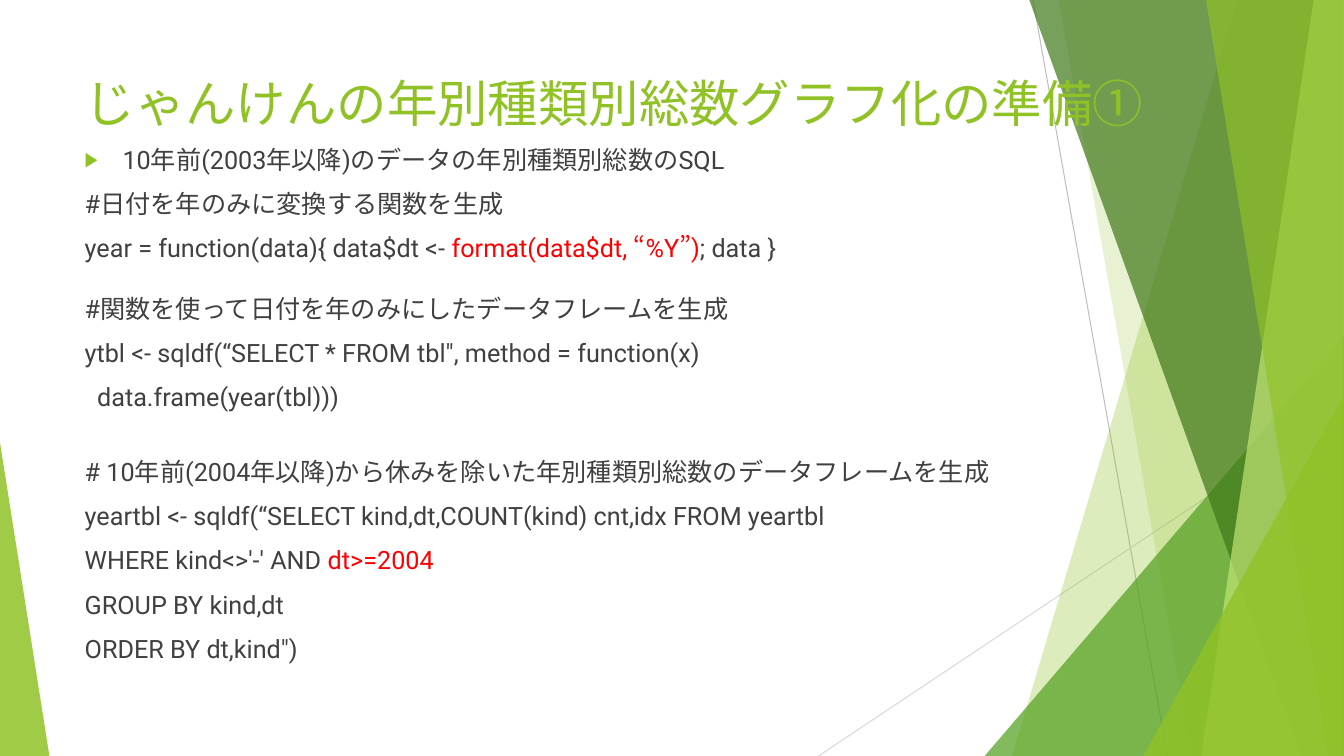
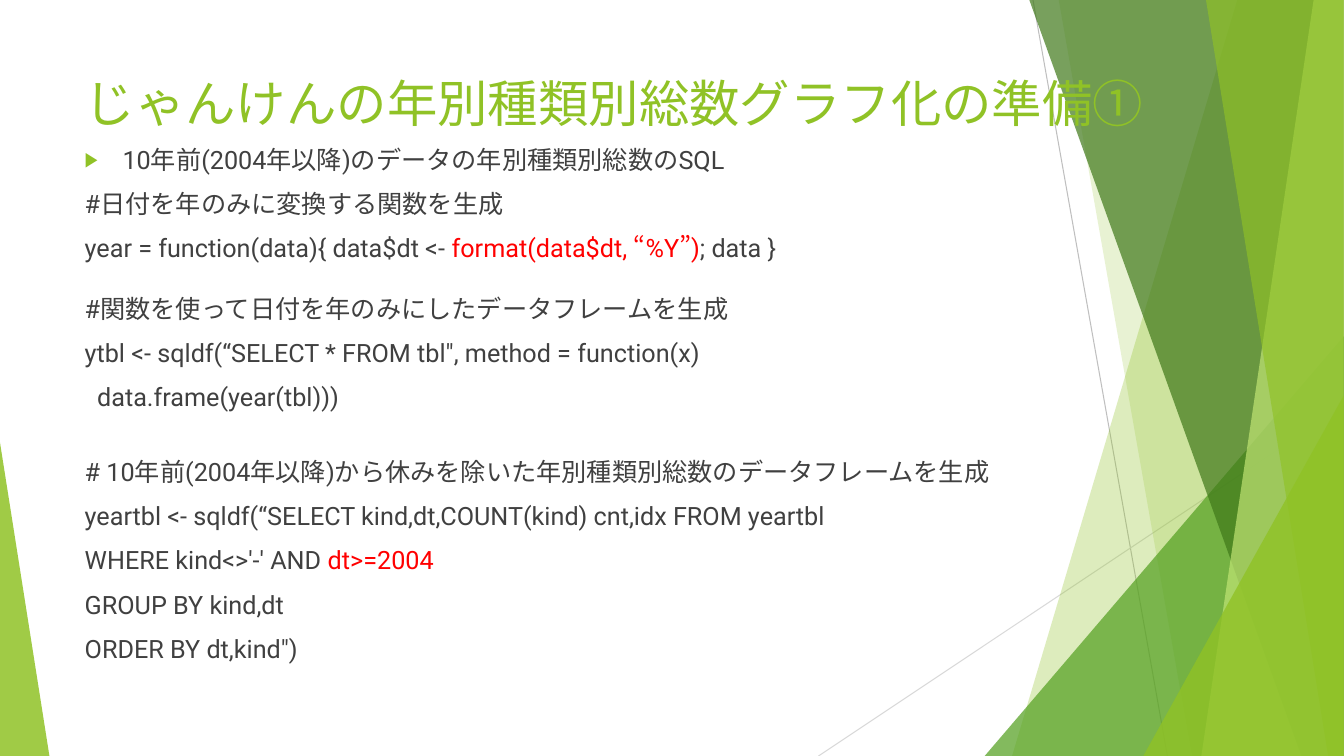
Before and after one commit to yaju/Sazae_R, a slide deck: slide 14 of サザエさんのじゃんけん.pptx. Drawn at 1344x756 pixels with LibreOffice and Linux fonts; fonts in the diff are those of the drawing. Boxes give left, top, right and bottom in pixels: in the first picture for what was removed or moved away, otherwise in the second. Text is boxed around its words. In the diff, an @@ line names an element or a change of style, - is before the commit and + after.

```diff
--- a/サザエさんのじゃんけん.pptx
+++ b/サザエさんのじゃんけん.pptx
@@ text at bbox=[123, 147, 725, 175]: text changed @@
-▶ 10年前(2003年以降)のデータの年別種類別総数のSQL
+▶ 10年前(2004年以降)のデータの年別種類別総数のSQL
```
Also in this commit, not shown: 4 other slides changed, 1 other file.
